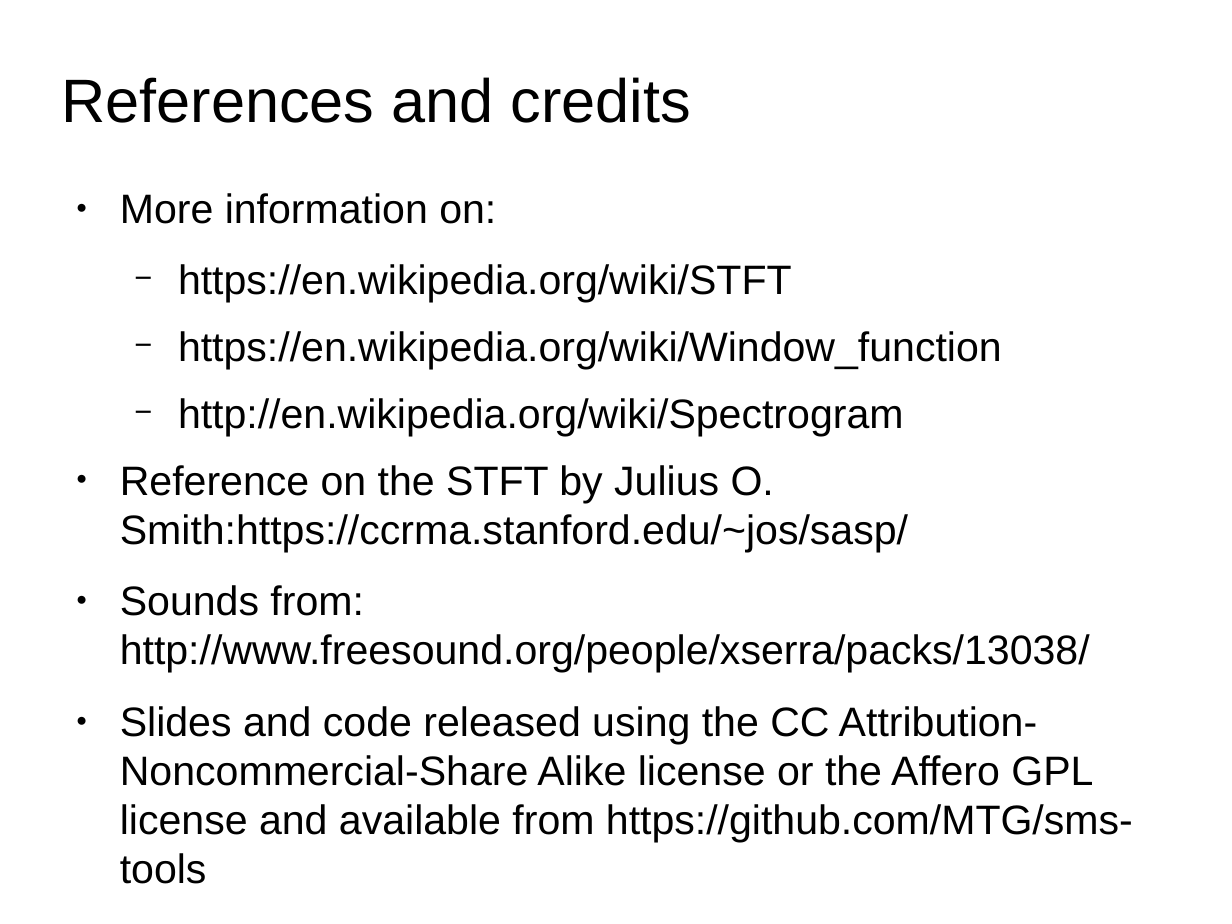
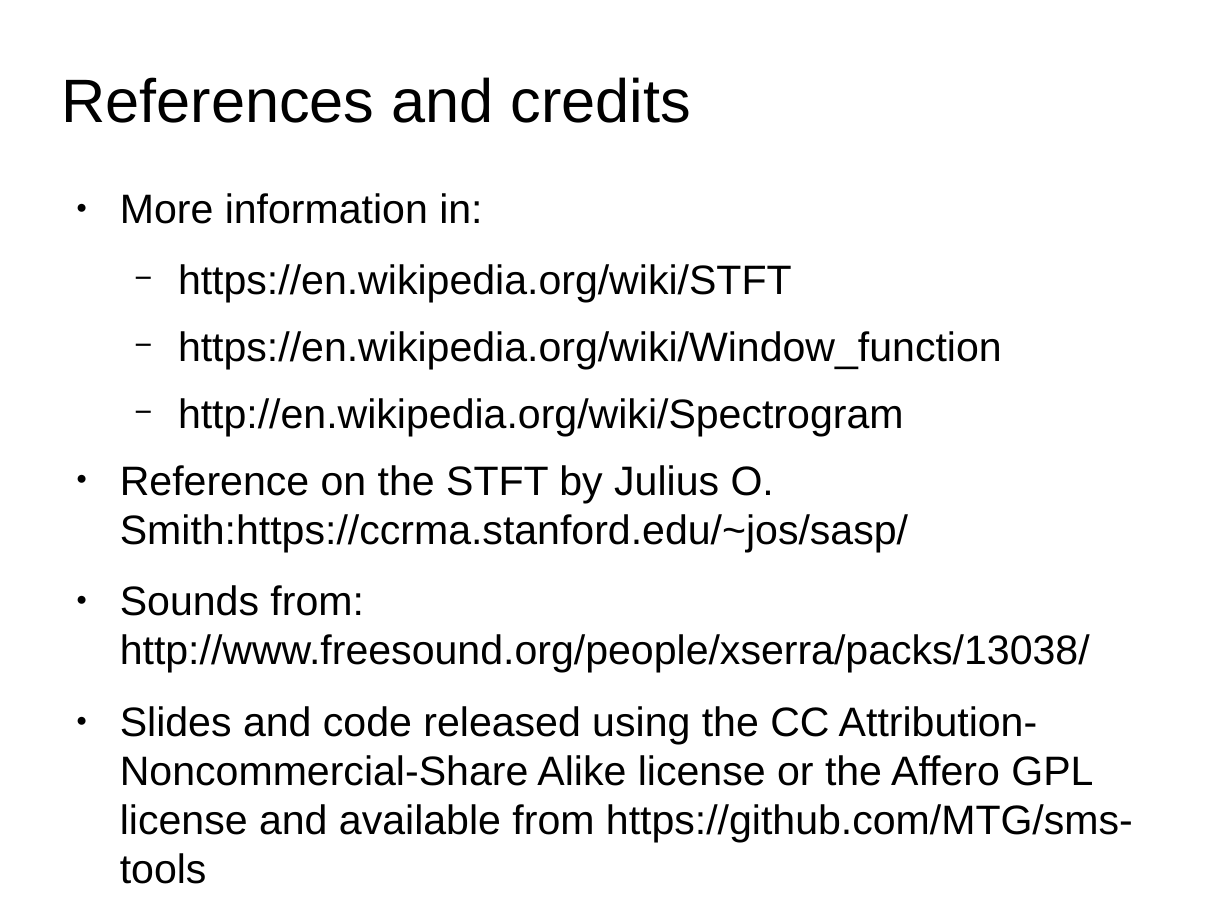
Before and after one commit to MTG/sms-tools, a slide deck: slide 14 of lectures/4-STFT/STFT-2.odp. Drawn at 1232x924 pixels with LibreOffice and Linux fonts; fonts in the diff are those of the drawing. Boxes give left, top, right and bottom in pixels: in the first picture for what was removed or moved away, otherwise in the second. Text is boxed around its words. In the diff, an @@ line names an element or a change of style, - is before the commit and + after.

Commit message:
changes to lectures

```diff
--- a/lectures/4-STFT/STFT-2.odp
+++ b/lectures/4-STFT/STFT-2.odp
@@ text at <box>120,193,482,224</box>: text changed @@
-● More information on:
+● More information in:
```
Also in this commit, not shown: 3 other slides changed, 1 slide added, 1 slide removed, 8 other files.
